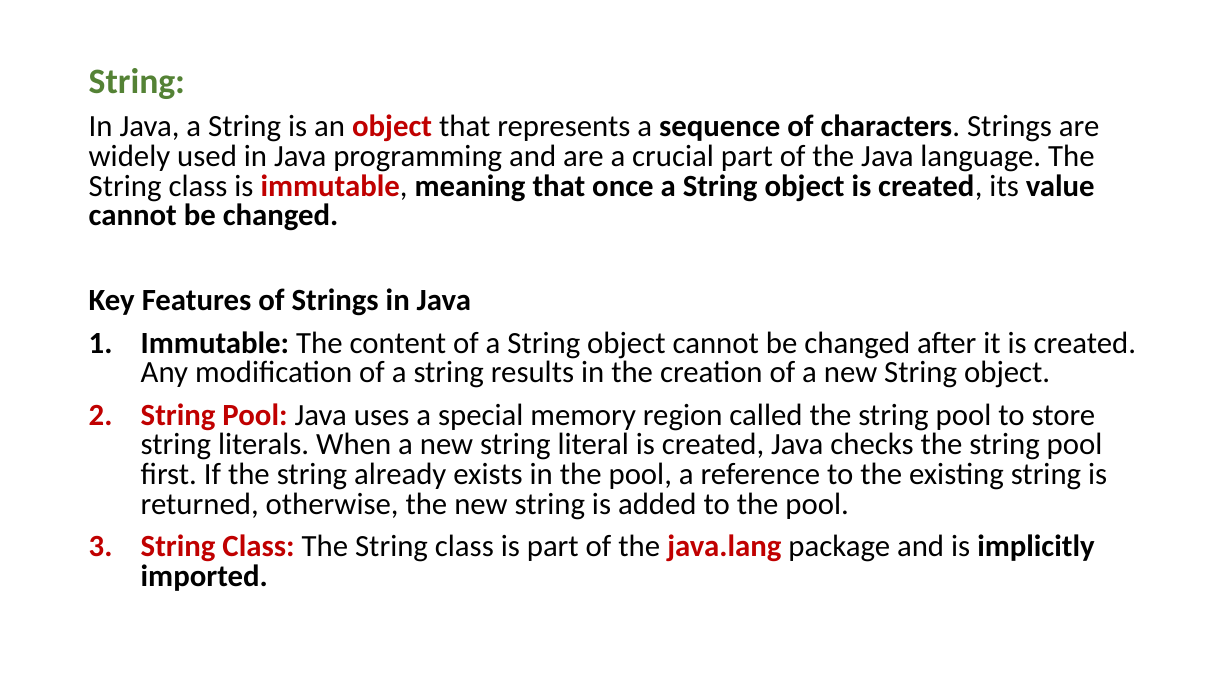
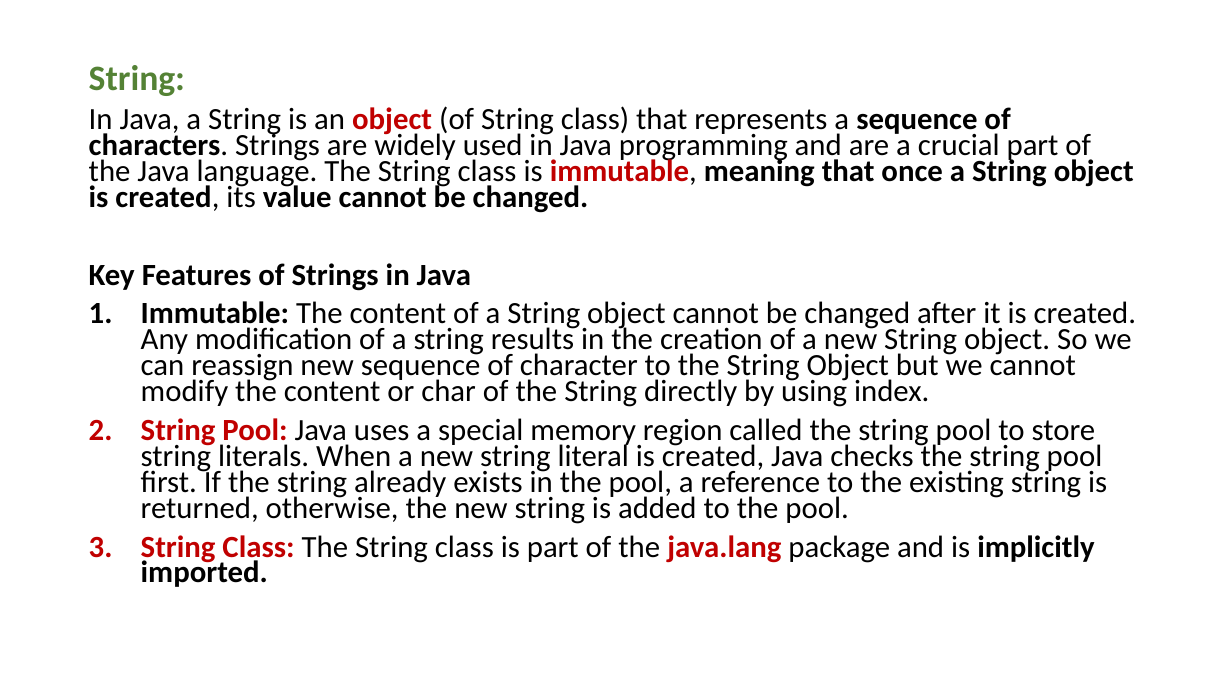
Before and after one commit to PRAMOD-VISHNU-NAIK/MCA-2nd-Sem-Shridevi-College, a slide deck: slide 30 of Theory Class-Notes/Java MCA-2.pptx. Drawn at 1232x693 pixels with LibreOffice and Linux fonts; fonts in the diff are those of the drawing. Boxes give left, top, right and bottom in pixels: in the first picture for what was removed or moved away, otherwise in the second. Text is boxed around its words. In the diff, an @@ line names an element or a change of style, - is before the commit and + after.

Commit message:
modified PPT

```diff
--- a/Theory Class-Notes/Java MCA-2.pptx
+++ b/Theory Class-Notes/Java MCA-2.pptx
@@ text at box(89, 65, 1107, 587): line spacing 0.8 to 0.7 @@
@@ text at box(89, 106, 1134, 213): text changed @@
-In Java, a String is an object that represents a sequence of characters. Strings are widely used in Java programming and are a crucial part of the Java language. The String class is immutable, meaning that once a String object is created, its value cannot be changed.
+In Java, a String is an object (of String class) that represents a sequence of characters. Strings are widely used in Java programming and are a crucial part of the Java language. The String class is immutable, meaning that once a String object is created, its value cannot be changed.
@@ text at box(141, 301, 1136, 407): text changed @@
-1. Immutable: The content of a String object cannot be changed after it is created. Any modification of a string results in the creation of a new String object.
+1. Immutable: The content of a String object cannot be changed after it is created. Any modification of a string results in the creation of a new String object. So we can reassign new sequence of character to the String Object but we cannot modify the content or char of the String directly by using index.
```
Also in this commit, not shown: 8 other slides changed, 22 slides added, 2 slides removed, 5 other files.
